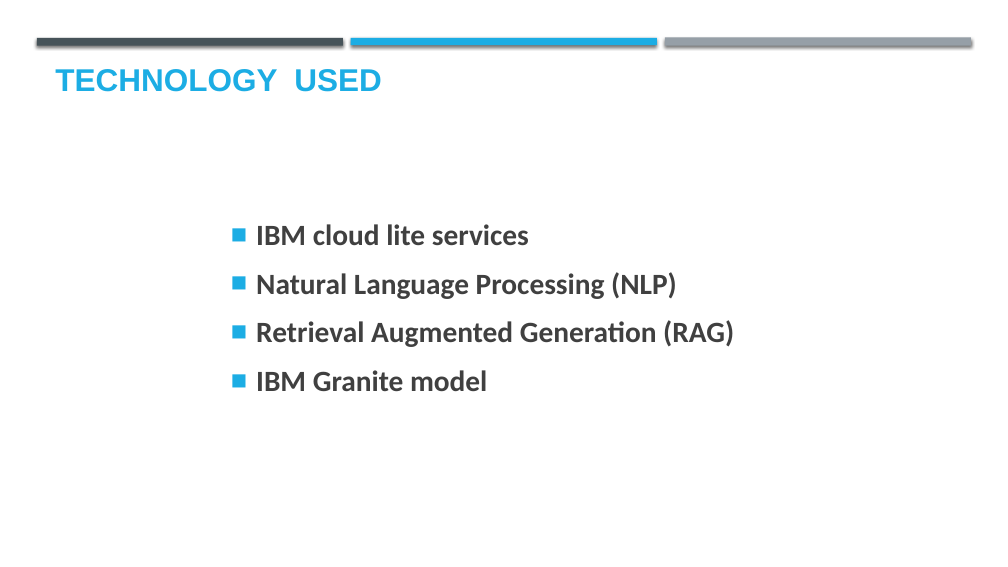
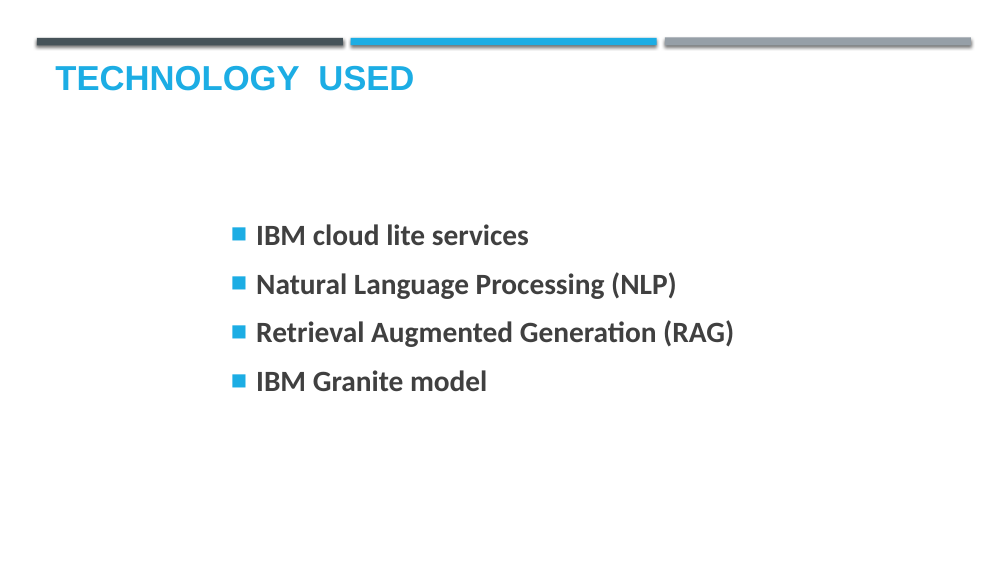
Before and after one commit to SouparnikaH/-AI-Agent-for-Digital-Financial-Literacy-, a slide deck: slide 4 of IBM SkillsBuild_Digital Financial Literacy Agent.pptx. Drawn at 1008x567 pixels with LibreOffice and Linux fonts; fonts in the diff are those of the drawing; background and template pictures are left out. Boxes give left, top, right and bottom in pixels: in the first picture for what was removed or moved away, otherwise in the second. Text is boxed around its words. In the diff, an @@ line names an element or a change of style, - is before the commit and + after.

```diff
--- a/IBM SkillsBuild_Digital Financial Literacy Agent.pptx
+++ b/IBM SkillsBuild_Digital Financial Literacy Agent.pptx
@@ title "TECHNOLOGY USED" at bbox=[55, 66, 414, 91]: size 30.1 to 33 pt; line spacing 1 to 0.9 @@
```
Also in this commit, not shown: 4 other slides changed, 3 slides added.
